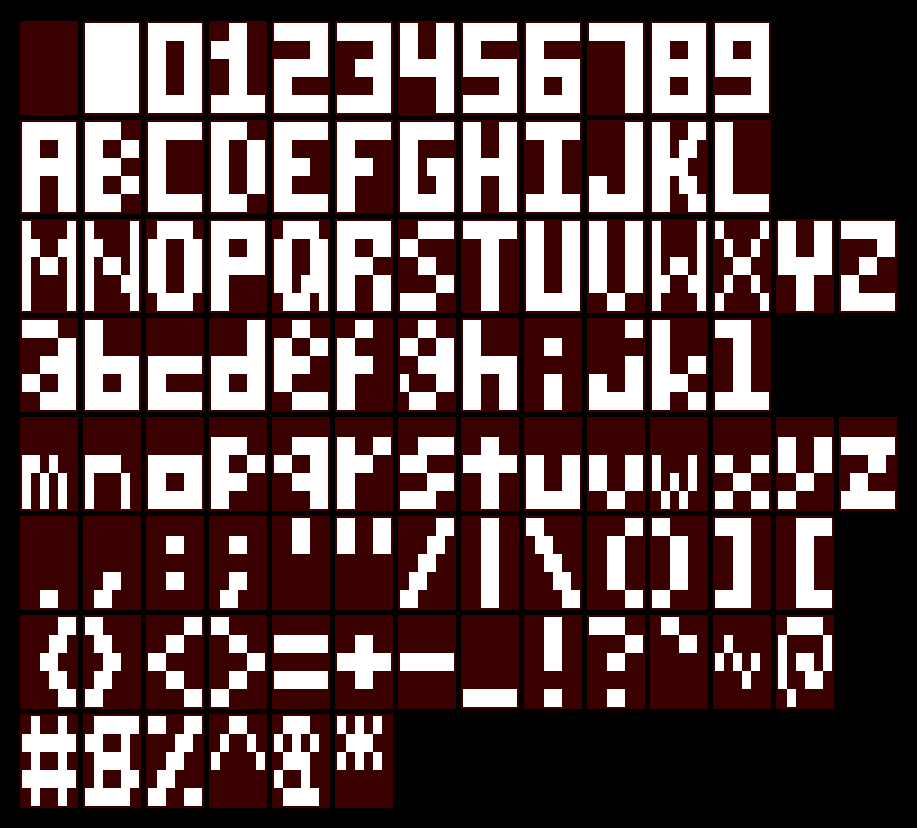
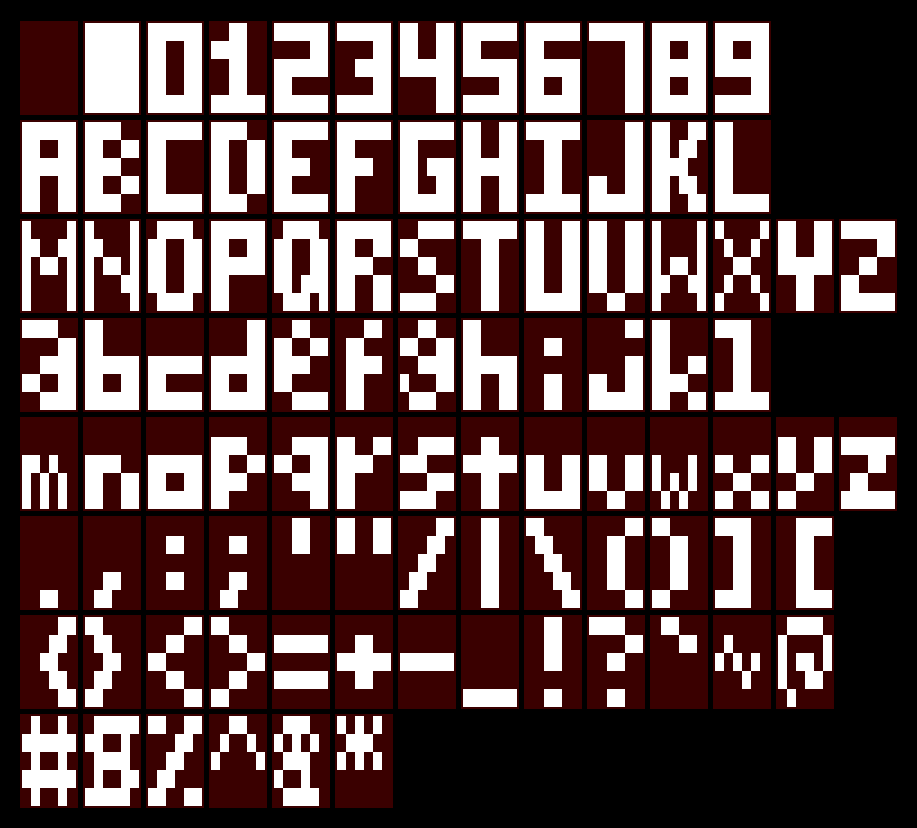
Comparing the layer stacks of the two w=917, h=828 images. Changes:
painted on "row_4" over [337, 320, 382, 410]
painted on "row_5" over [94, 473, 139, 509]
